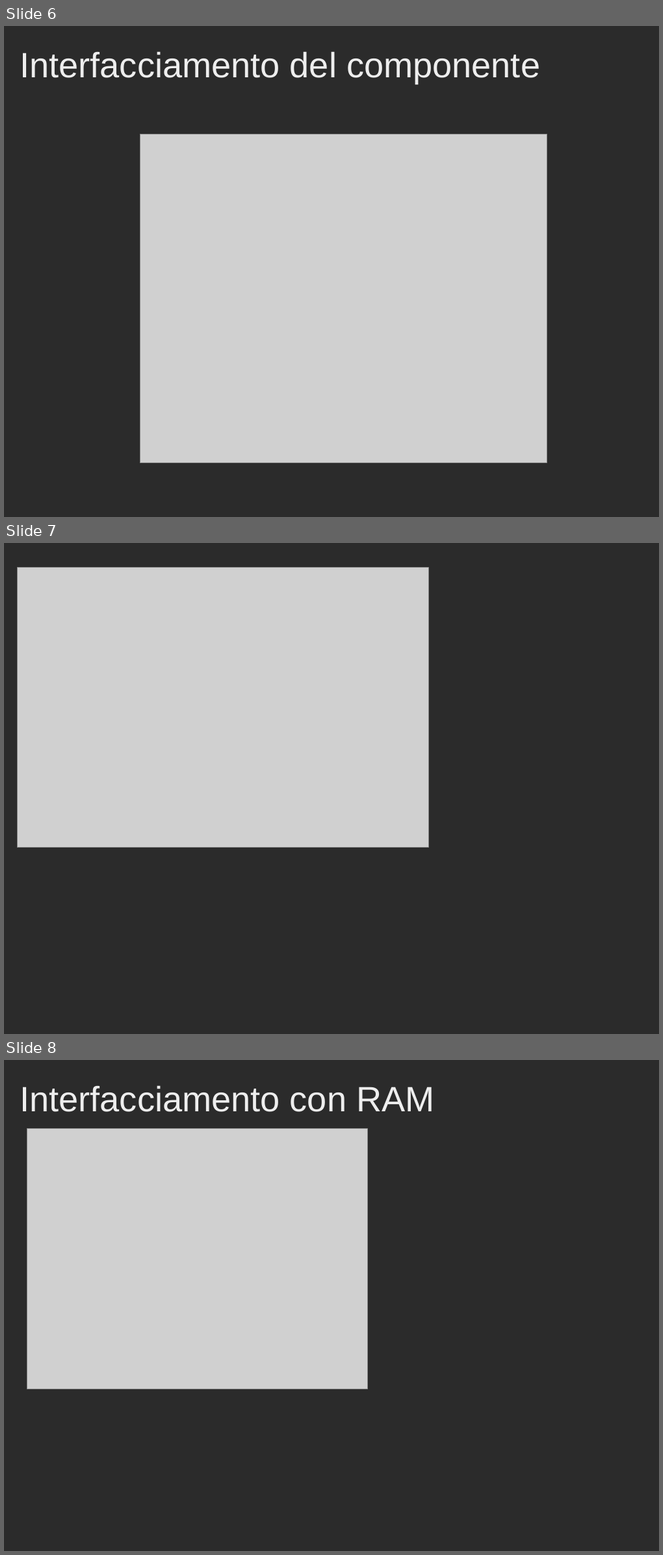
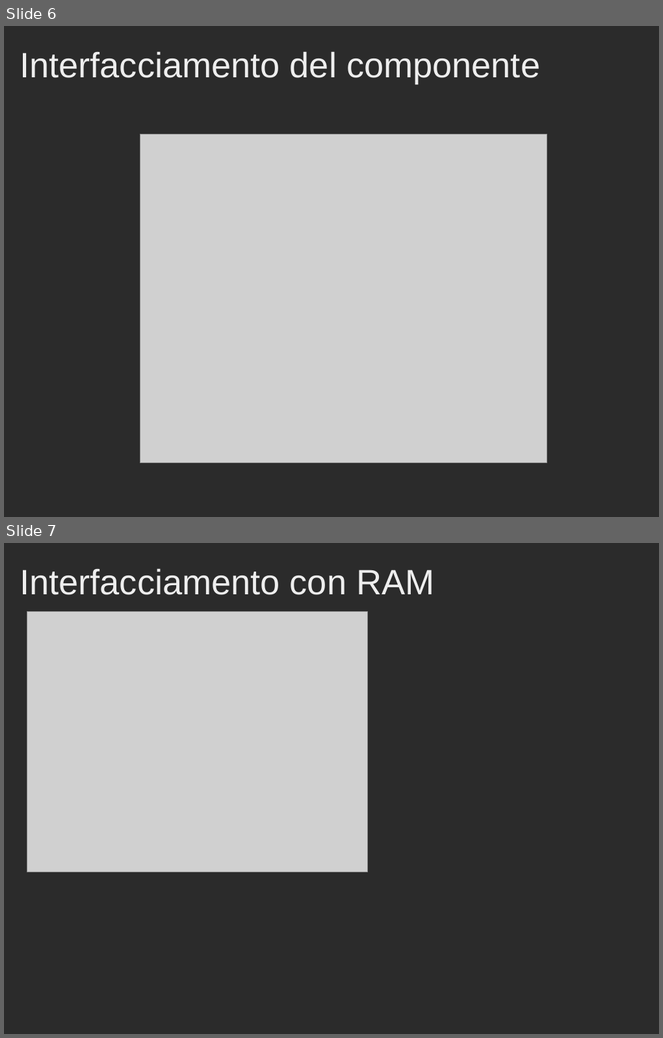
Before and after one commit to Muffo/dlxcache, a slide deck: Presentazione_Progetto_Cache.ppt. Shown one above the other, each under a label of ours: slides 6, 7 and 8 before the commit, slides 6 and 7 after it. The pictures are 663x1555 and 663x1038 pixels, drawn with LibreOffice and Linux fonts; fonts in the diff are those of the drawing; grey boxes stand for pictures; background and template pictures are left out; a plain dark background stands for a picture behind light text. Boxes give left, top, right and bottom in pixels: in the first picture for what was removed or moved away, otherwise in the second. Text is boxed around its words. In the diff, an @@ line names an element or a change of style, - is before the commit and + after.

```diff
--- a/Presentazione_Progetto_Cache.ppt
+++ b/Presentazione_Progetto_Cache.ppt
@@ slide 7 removed at (x1=4, y1=543, x2=659, y2=1034), background picture (left out) @@
@@ picture removed at (x1=17, y1=568, x2=428, y2=848) @@
@@ title removed at (x1=20, y1=567, x2=425, y2=568) @@
-Interfacciamento con DLX
@@ what was slide 8 is now slide 7 @@
```
Also in this commit, not shown: 3 slides changed, 1 slide added.
